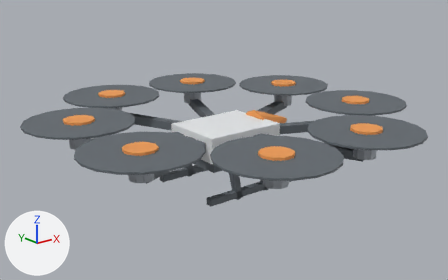
An edit to the glTF model models/octocopter.glb, drawn before and after from the same camera.
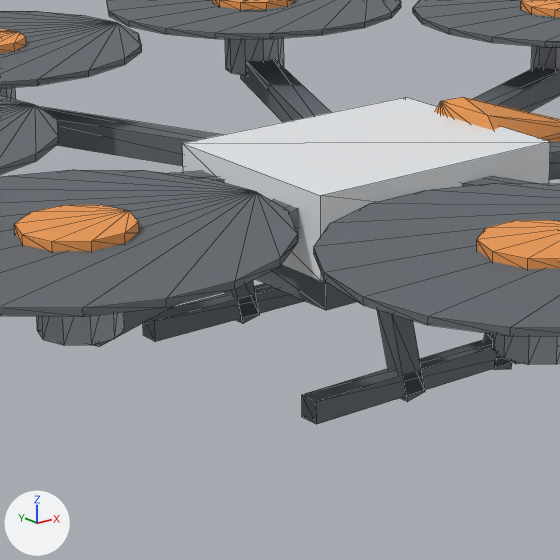
Old and new are each drawn whole from a 50 mm lens placed at (-3.95, -4.91, 1.92), pointed at (0.0, 0.03, -0.06) and again close up on the part from 26% to 63% of the width and 29% to 88% of the height. The lights are fixed; the arrows at lower left show +X, +Y and +Z. The older version's two pictures come first. The close-ups show mesh edges as thin lines. Vertices at exactly the same position are counted once.
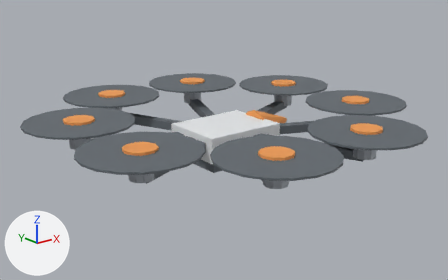
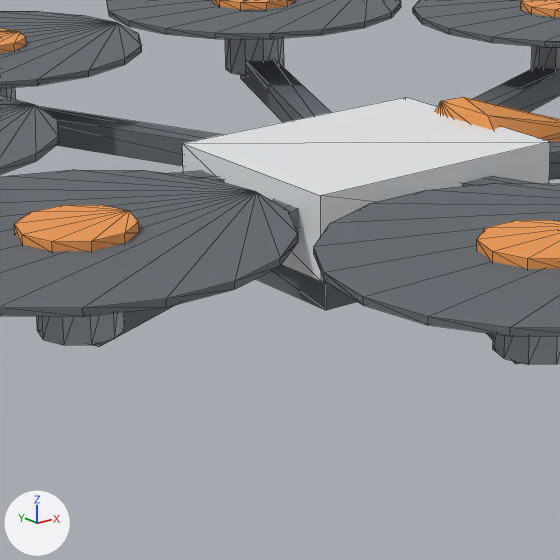
The edits, one by one:
me_mesh_0 is used by ob_mesh_0; location (0.0, 0.0, 0.0).
me_mesh_0 had 787 vertices, 1436 faces and spanned x -1.94..1.94, y -1.93..1.93, z -0.54..0.29.
me_mesh_0 now has 739 vertices, 1364 faces and spans x -1.94..1.94, y -1.93..1.93, z -0.3..0.29.
me_mesh_0 part 1: 6 loose pieces with 48 vertices, spanning x -0.55..0.55, y -0.46..0.46, z -0.54..-0.23, are deleted.

Changed parts and their boxes [x1, y1, x2, y2] in the close-ups (560 x 560 px):
'Mesh_0', reshaped
    before: [0, 0, 560, 424]
    after: [0, 0, 560, 365]
part 1 of me_mesh_0, deleted
    before: [143, 280, 513, 424]
